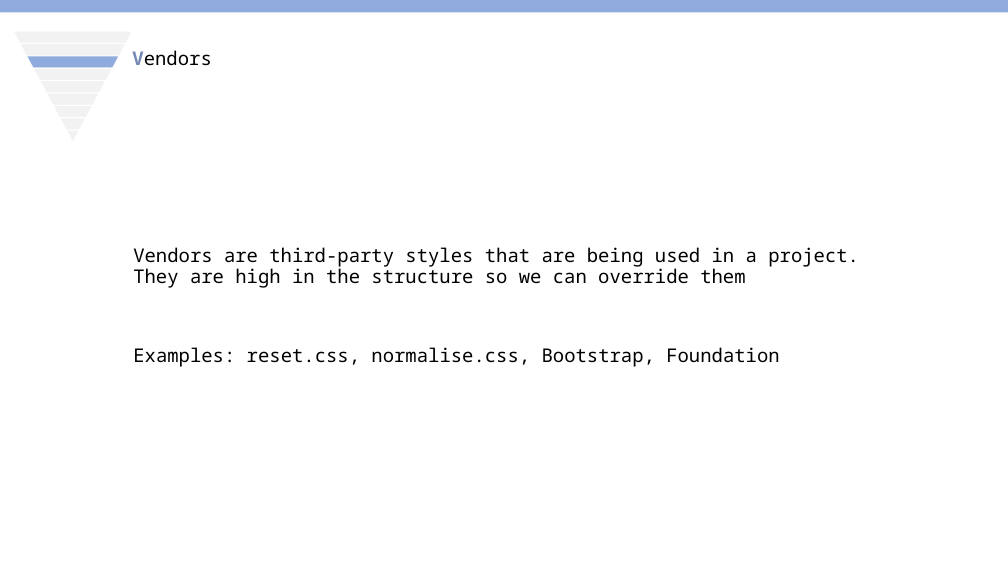
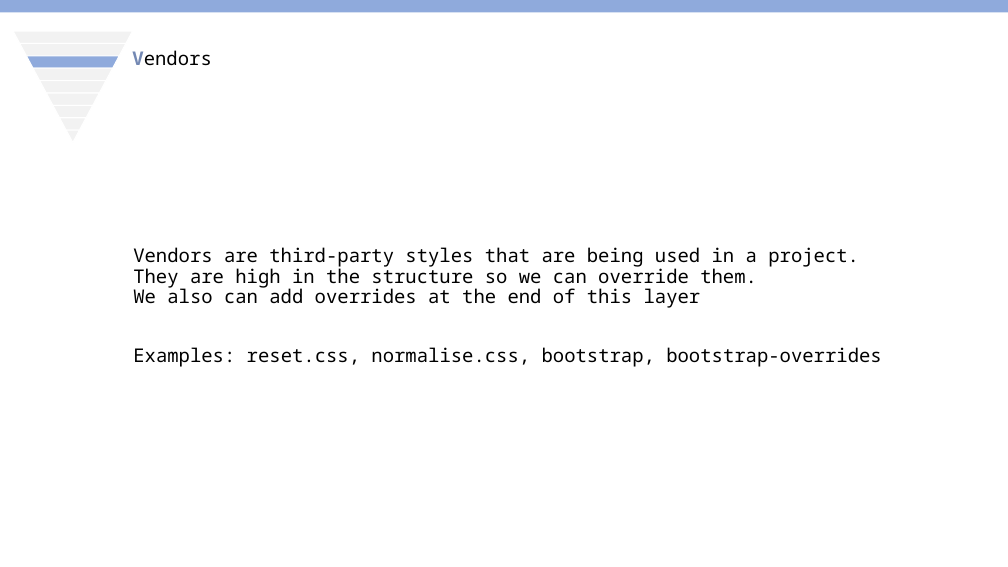
Before and after one commit to AxelPauwels/SEM-BIO, a slide deck: slide 38 of presentation/SEM&BIO.pptx (slide 39 before the commit). Drawn at 1008x567 pixels with LibreOffice and Linux fonts; fonts in the diff are those of the drawing. Boxes give left, top, right and bottom in pixels: in the first picture for what was removed or moved away, otherwise in the second. Text is boxed around its words. In the diff, an @@ line names an element or a change of style, - is before the commit and + after.

Commit message:
Updating presentation

```diff
--- a/presentation/SEM&BIO.pptx
+++ b/presentation/SEM&BIO.pptx
@@ text at bbox=[133, 247, 859, 308]: text changed @@
-Vendors are third-party styles that are being used in a project.
-They are high in the structure so we can override them
+Vendors are third-party styles that are being used in a project.
+They are high in the structure so we can override them.
+We also can add overrides at the end of this layer
@@ text at bbox=[133, 347, 881, 367]: text changed @@
-Examples: reset.css, normalise.css, Bootstrap, Foundation
+Examples: reset.css, normalise.css, bootstrap, bootstrap-overrides
```
Also in this commit, not shown: 1 other slide changed, 15 slides added, 1 slide removed.
